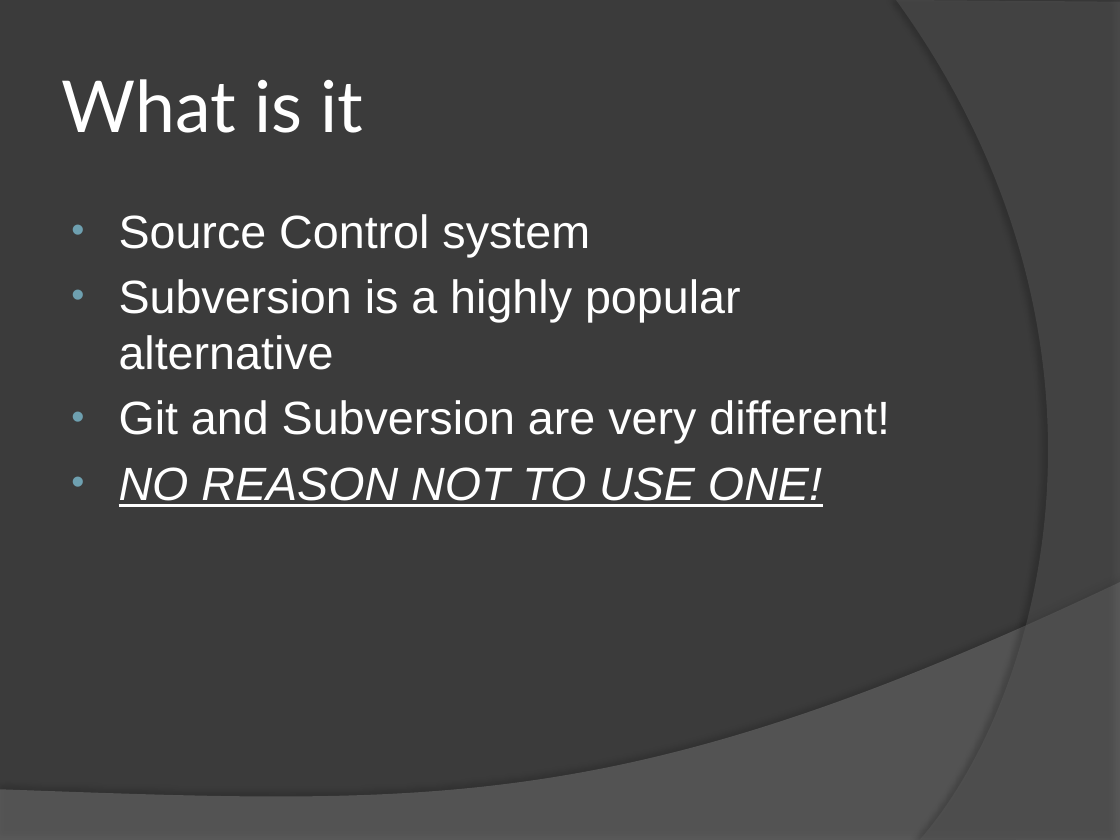
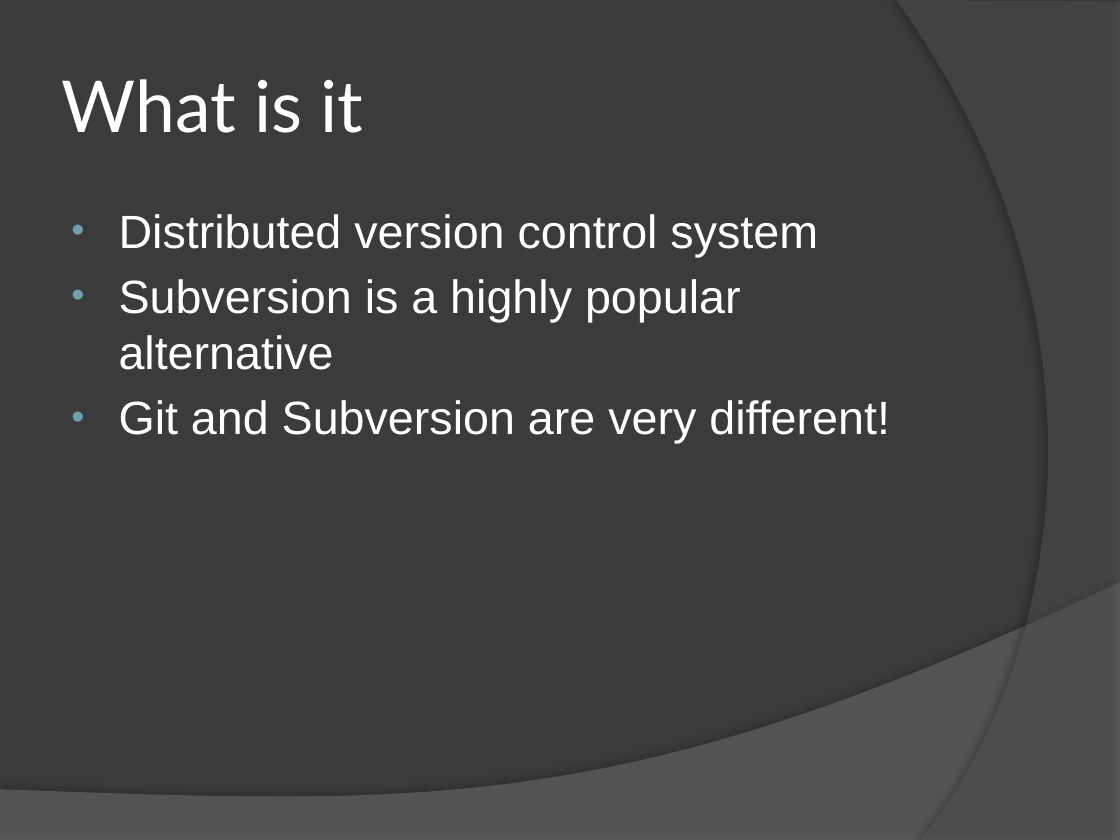
Before and after one commit to gwaller/Git101, a slide deck: slide 3 of presentation/Git101_130613.pptx. Drawn at 1120x840 pixels with LibreOffice and Linux fonts; fonts in the diff are those of the drawing. Boxes give left, top, right and bottom in pixels: in the first picture for what was removed or moved away, otherwise in the second. Text is boxed around its words. In the diff, an @@ line names an element or a change of style, - is before the commit and + after.

```diff
--- a/presentation/Git101_130613.pptx
+++ b/presentation/Git101_130613.pptx
@@ text at box(119, 214, 818, 257): text changed @@
-• Source Control system
+• Distributed version control system
@@ text at box(119, 467, 822, 507): paragraph removed @@
-• NO REASON NOT TO USE ONE!
```
